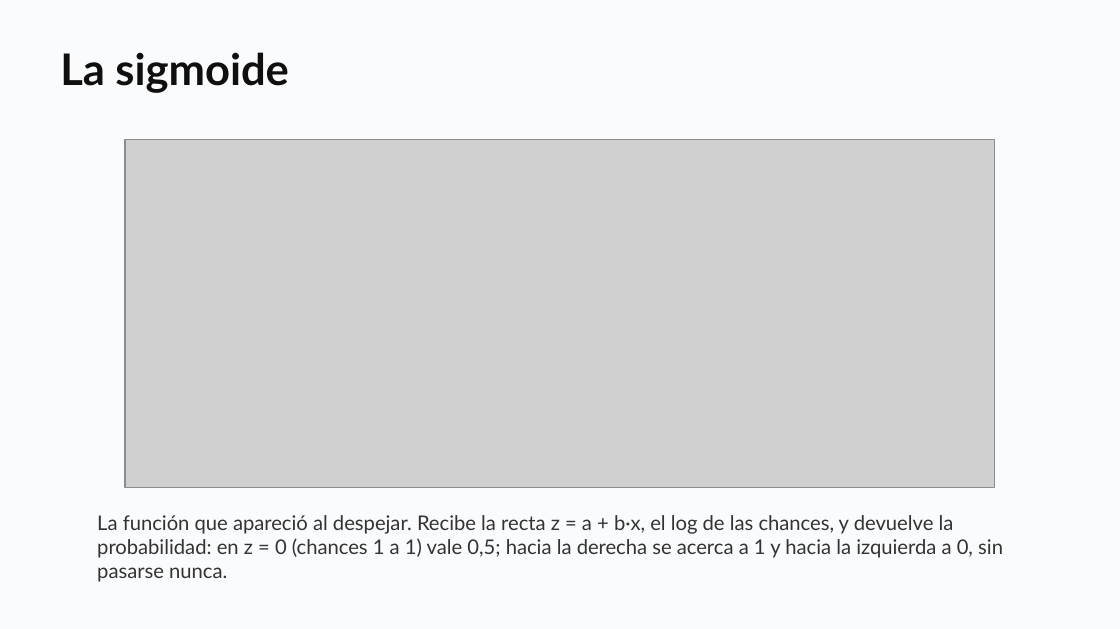
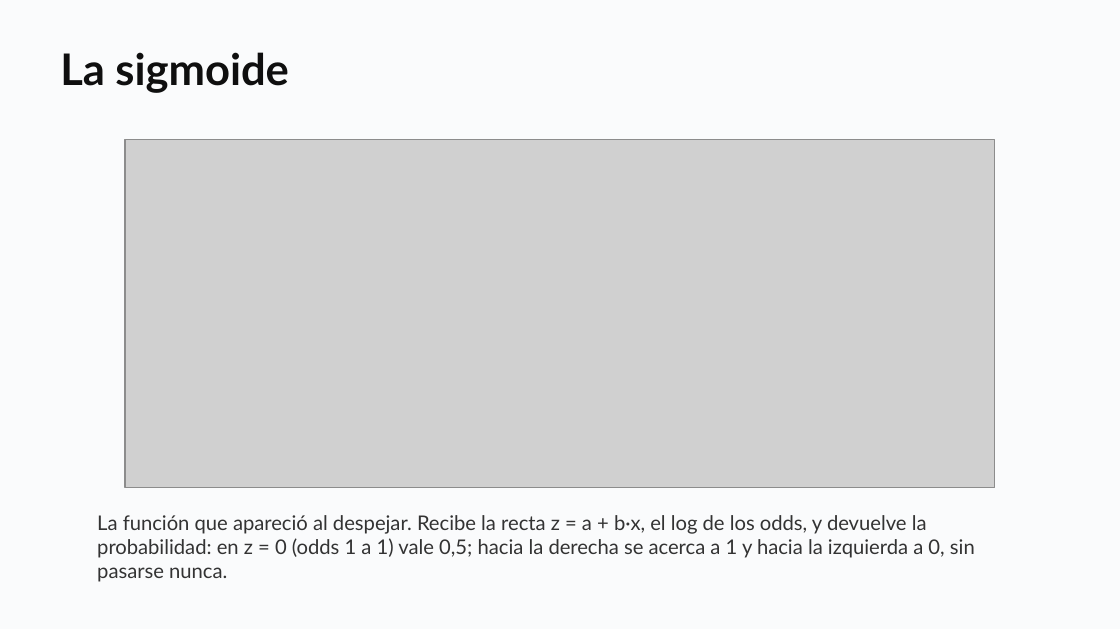
Before and after one commit to daniopitz/diplomado-cdd, a slide deck: slide 17 of presentaciones/clase06_regresion_logistica.pptx. Drawn at 1120x629 pixels with LibreOffice and Linux fonts; fonts in the diff are those of the drawing; grey boxes stand for pictures. Boxes give left, top, right and bottom in pixels: in the first picture for what was removed or moved away, otherwise in the second. Text is boxed around its words. In the diff, an @@ line names an element or a change of style, - is before the commit and + after.

```diff
--- a/presentaciones/clase06_regresion_logistica.pptx
+++ b/presentaciones/clase06_regresion_logistica.pptx
@@ text at box(97, 515, 975, 582): text changed @@
-La función que apareció al despejar. Recibe la recta z = a + b·x, el log de las chances, y devuelve la probabilidad: en z = 0 (chances 1 a 1) vale 0,5; hacia la derecha se acerca a 1 y hacia la izquierda a 0, sin pasarse nunca.
+La función que apareció al despejar. Recibe la recta z = a + b·x, el log de los odds, y devuelve la probabilidad: en z = 0 (odds 1 a 1) vale 0,5; hacia la derecha se acerca a 1 y hacia la izquierda a 0, sin pasarse nunca.
```
Also in this commit, not shown: 8 other slides changed, 5 other files.
